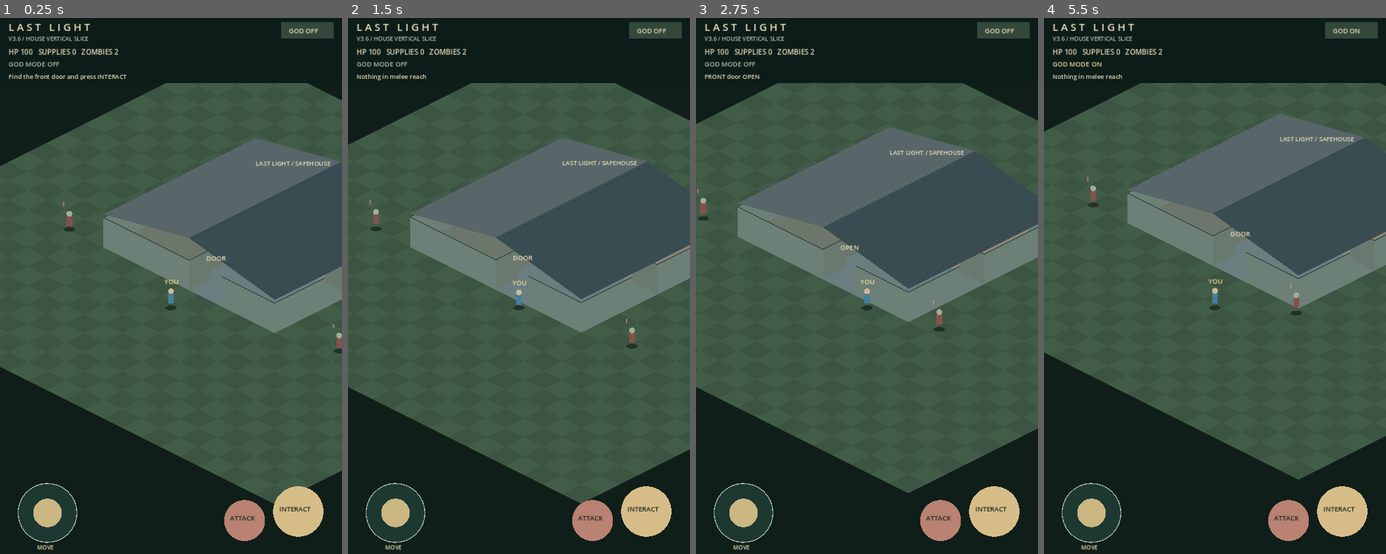
Above: before the commit, frames 1-4 (left to right).
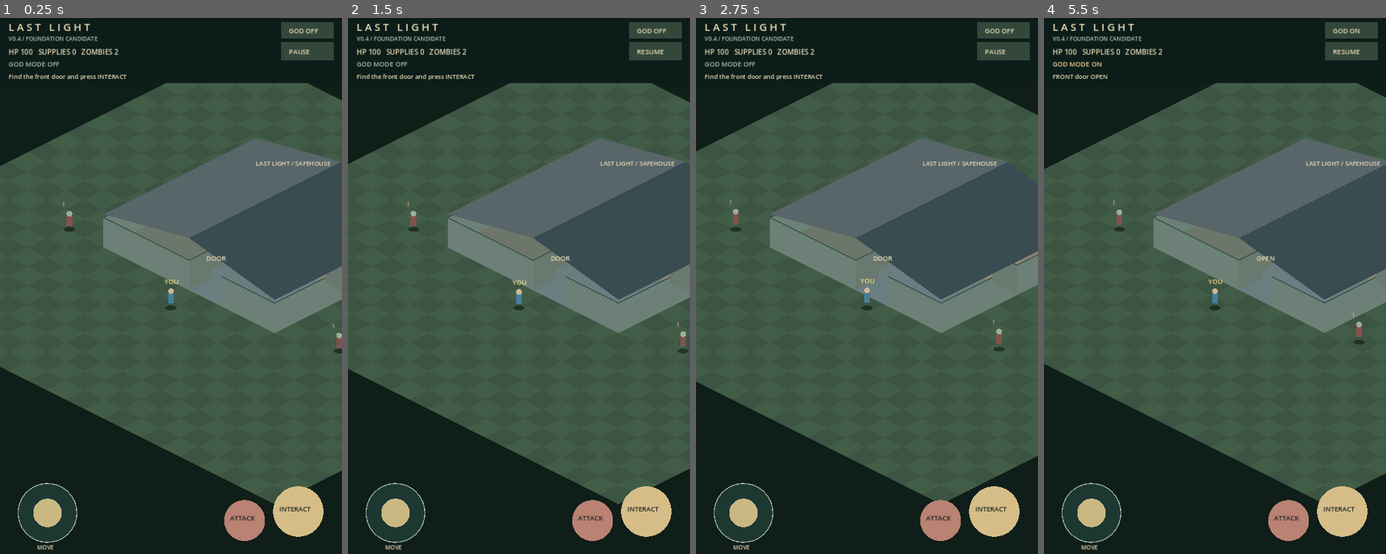
Above: after the commit, the same moments.

Repository: kalashgit/last-light-godot
Game: Godot game, scene res://main.tscn
The game is run twice, just before and just after one commit, with the same random seed, the same clock (stepped at 60 frames per second) and the same inputs.
Inputs (mouse positions are in pixels of both pictures, inside the frame that each line leads up to):
- Up to frame 1 (0.25 s): no input
- Up to frame 2 (1.5 s): tap Enter at 0.5 s; move the mouse to (594, 264) at 0.52 s; hold Right (ui_right) 0.53-1.25 s; tap P at 0.6 s; click (594, 264) at 0.67 s; tap Space at 0.77 s; tap R at 0.8 s; drag from (450, 318) to (501, 398) at 1.27 s
- Up to frame 3 (2.75 s): move the mouse to (901, 168) at 2.02 s; hold Right (ui_right) from 2.03 s (still down); tap E at 2.1 s; click (901, 168) at 2.17 s; tap P at 2.3 s
- Up to frame 4 (5.5 s): release Right (ui_right) at 2.75 s; drag from (1197, 398) to (1112, 210) at 2.77 s; move the mouse to (1317, 371) at 3.52 s; hold Left (ui_left) 3.53-4.25 s; tap R at 3.6, 5.3 s; click (1317, 371) at 3.67 s; tap Space at 3.77, 5 s; tap E at 3.8 s; tap Escape at 4.15 s; drag from (1112, 210) to (1163, 152) at 4.27 s; move the mouse to (1232, 291) at 5.02 s; hold Down (ui_down) from 5.03 s (still down); tap G at 5.1 s; click (1232, 291) at 5.17 s

The runs differ from the first frame. In frame 1, 0.6% of the frame differs, in the area x 3-98%, y 3-8%; in frame 2, 15%; in frame 3, 15%; in frame 4, 18%, in the area x 0-100%, y 3-91%.

Commit message:
Repair V0.4 foundation controls, persistence and lifecycle with Godot regression checks

Diff:
--- a/scripts/house.gd
+++ b/scripts/house.gd
@@ -23,14 +23,20 @@
 var message_time := 5.0
 var joystick_touch := -1
 var joystick_vector := Vector2.ZERO
-var movement_keys := Vector2.ZERO
 var panel_touches := {}
+const MOUSE_POINTER := -2
+const SAVE_PATH := "user://last_light_v04.json"
+var paused := false
+var autosave_time := 0.0
 var stick_center := Vector2.ZERO
 var stick_radius := 62.0
 var attack_cooldown := 0.0
 
 func _ready() -> void:
  _make_house()
+ _layout_controls()
+ _load_game()
+ get_viewport().size_changed.connect(_on_viewport_resized)
  set_process(true)
  queue_redraw()
 
@@ -112,6 +118,8 @@
  message_time = 2.8
 
 func _interact() -> void:
+ if health <= 0 or paused:
+  return
  var i := _nearest_door()
  if i >= 0:
   _toggle_door(i)
@@ -135,18 +143,23 @@
  if door.open and _segment_distance(player, door.a, door.b) < .31:
   _announce("Step out of the doorway to close it")
   return
+ if door.open:
+  for enemy_index in range(infected.size()):
+   if zombie_health[enemy_index] > 0 and _segment_distance(infected[enemy_index], door.a, door.b) < .31:
+    _announce("The doorway is occupied")
+    return
  door.open = not door.open
  _announce(door.label + (" door OPEN" if door.open else " door CLOSED"))
 
 func _attack() -> void:
- if attack_cooldown > 0:
+ if health <= 0 or paused or attack_cooldown > 0:
   return
  attack_cooldown = .45
  var hit := false
  for i in range(infected.size()):
   if zombie_health[i] <= 0:
    continue
-  if infected[i].distance_to(player) < 1.25:
+  if infected[i].distance_to(player) < 1.25 and not _line_blocked(player, infected[i]):
    zombie_health[i] -= 1
    zombies_hit_time[i] = .22
    hit = true
@@ -156,15 +169,22 @@
   _announce("Nothing in melee reach")
 
 func _process(delta: float) -> void:
+ if paused or health <= 0:
+  queue_redraw()
+  return
  var dt: float = minf(delta, .05)
+ autosave_time += dt
+ if autosave_time >= 15.0:
+  autosave_time = 0.0
+  _save_game()
  elapsed += dt
  message_time = maxf(0, message_time - dt)
  attack_cooldown = maxf(0, attack_cooldown - dt)
  var key_direction := Input.get_vector("ui_left", "ui_right", "ui_up", "ui_down")
- var input_direction := joystick_vector if joystick_touch >= 0 else key_direction
+ var input_direction := joystick_vector if joystick_touch != -1 else key_direction
  if input_direction.length() > .12:
   # Screen-space analog movement converted to isometric grid axes.
-  var world_direction := Vector2(input_direction.x + input_direction.y, input_direction.y - input_direction.x).normalized()
+  var world_direction := _screen_direction_to_world(input_direction)
   facing = world_direction
   player = _try_move(player, world_direction * 2.2 * dt * minf(1, input_direction.length()), PLAYER_RADIUS)
   motion_phase += dt * 11
@@ -180,14 +200,16 @@
   if infected[i].distance_to(old) < .008:
    for door in doors:
     if not door.open and _segment_distance(infected[i], door.a, door.b) < .55:
-     door.health -= dt * 12
+     door.health = maxf(0, door.health - dt * 12)
      if door.health <= 0:
       door.open = true
       _announce("BREACH! An infected broke a door")
-  if infected[i].distance_to(player) < .62 and not god_mode:
+  if infected[i].distance_to(player) < .62 and not god_mode and not _line_blocked(infected[i], player):
    health = maxf(0, health - dt * 9)
  if health <= 0:
-  _announce("You did not survive — toggle GOD for testing")
+  _clear_pointers()
+  _announce("You did not survive — tap RESTART")
+  _save_game()
  queue_redraw()
 
 func _iso(p: Vector2, height: float = 0) -> Vector2:
@@ -289,12 +311,12 @@
  var dark := Color("0b1c19")
  draw_rect(Rect2(Vector2.ZERO, Vector2(size.x, 139)), dark)
  _text("L A S T   L I G H T", Vector2(18, 30), 22, Color("f0e0b6"))
- _text("V3.6 / HOUSE VERTICAL SLICE", Vector2(18, 51), 12, Color("b1c6b8"))
+ _text("V0.4 / FOUNDATION CANDIDATE", Vector2(18, 51), 12, Color("b1c6b8"))
  _text("HP %d   SUPPLIES %d   ZOMBIES %d" % [int(health), supplies, _alive_zombies()], Vector2(18, 80), 15)
  _text("GOD MODE ON" if god_mode else "GOD MODE OFF", Vector2(18, 105), 14, Color("f4d69a") if god_mode else Color("b5bdb0"))
  if message_time > 0:
   _text(message, Vector2(18, 131), 13)
- stick_center = Vector2(100, size.y - 108)
+ _layout_controls()
  draw_circle(stick_center, stick_radius, Color(.12, .24, .21, .85))
  draw_arc(stick_center, stick_radius, 0, TAU, 32, Color("9daf9c"), 2)
  draw_circle(stick_center + joystick_vector * 36, 30, Color("cab782"))
@@ -306,6 +328,11 @@
  _text("INTERACT", interact_center - Vector2(40, 0), 14, Color("17231d"))
  _text("ATTACK", attack_center - Vector2(31, 0), 14, Color("17231d"))
  draw_rect(Rect2(Vector2(size.x - 128, 12), Vector2(111, 34)), Color("33483b"))
+ draw_rect(Rect2(Vector2(size.x - 128, 54), Vector2(111, 38)), Color("33483b"))
+ _text("RESUME" if paused else "PAUSE", Vector2(size.x - 112, 79), 14)
+ if health <= 0:
+  draw_rect(Rect2(size * .5 - Vector2(120, 36), Vector2(240, 72)), Color("17231d"))
+  _text("RESTART", size * .5 + Vector2(-46, 6), 20)
  _text("GOD ON" if god_mode else "GOD OFF", Vector2(size.x - 112, 35), 14)
 
 func _alive_zombies() -> int:
@@ -332,6 +359,15 @@
 
 func _tap(point: Vector2) -> void:
  var size := get_viewport_rect().size
+ if health <= 0:
+  if Rect2(size * .5 - Vector2(120, 36), Vector2(240, 72)).has_point(point):
+   _restart_game()
+  return
+ if Rect2(Vector2(size.x - 128, 54), Vector2(111, 38)).has_point(point):
+  _set_paused(not paused)
+  return
+ if paused:
+  return
  if point.y < 48 and point.x > size.x - 140:
   god_mode = not god_mode
   health = 100 if god_mode else health
@@ -359,34 +395,188 @@
  if joystick_vector.length() < .14:
   joystick_vector = Vector2.ZERO
 
+func _layout_controls() -> void:
+ var size := get_viewport_rect().size
+ stick_center = Vector2(100, size.y - 108)
+
+func _on_viewport_resized() -> void:
+ _clear_pointers()
+ _layout_controls()
+
+func _clear_pointers() -> void:
+ joystick_touch = -1
+ joystick_vector = Vector2.ZERO
+ panel_touches.clear()
+
+func _notification(what: int) -> void:
+ if what == NOTIFICATION_APPLICATION_FOCUS_OUT or what == NOTIFICATION_APPLICATION_PAUSED:
+  _set_paused(true)
+ elif what == NOTIFICATION_WM_CLOSE_REQUEST:
+  _save_game()
+
+func _screen_direction_to_world(direction: Vector2) -> Vector2:
+ # Inverse of _iso: screen axes have unequal scale in a 2:1 projection.
+ return Vector2(direction.x / TX + direction.y / TY, direction.y / TY - direction.x / TX).normalized()
+
+func _pointer_down(pointer: int, point: Vector2) -> void:
+ # Capture exactly one owner; later fingers cannot steal a moving stick.
+ if panel_touches.has(pointer) or joystick_touch == pointer:
+  return
+ if health > 0 and not paused and point.distance_to(stick_center) < stick_radius + 42:
+  if joystick_touch == -1:
+   joystick_touch = pointer
+   _update_stick(point)
+  return
+ panel_touches[pointer] = true
+ _tap(point)
+
+func _pointer_up(pointer: int) -> void:
+ panel_touches.erase(pointer)
+ if joystick_touch == pointer:
+  joystick_touch = -1
+  joystick_vector = Vector2.ZERO
+
 func _input(event: InputEvent) -> void:
  if event is InputEventScreenTouch:
-  if event.pressed:
-   if event.position.distance_to(stick_center) < stick_radius + 42 and joystick_touch < 0:
-    joystick_touch = event.index
-    _update_stick(event.position)
+  if event.pressed and not event.canceled:
+   _pointer_down(event.index, event.position)
+  else:
+   _pointer_up(event.index)
+ elif event is InputEventScreenDrag:
+  if event.index == joystick_touch:
+   _update_stick(event.position)
+ elif event is InputEventMouseButton:
+  # Godot may synthesize mouse events from touches. Never process those twice.
+  if event.device == InputEvent.DEVICE_ID_EMULATION:
+   return
+  if event.button_index == MOUSE_BUTTON_LEFT:
+   if event.pressed:
+    _pointer_down(MOUSE_POINTER, event.position)
    else:
-    _tap(event.position)
-  elif joystick_touch == event.index:
-   joystick_touch = -1
-   joystick_vector = Vector2.ZERO
- elif event is InputEventScreenDrag and event.index == joystick_touch:
-  _update_stick(event.position)
- elif event is InputEventMouseButton and event.button_index == MOUSE_BUTTON_LEFT and event.pressed:
-  if event.position.distance_to(stick_center) < stick_radius + 42:
-   joystick_touch = 999
+    _pointer_up(MOUSE_POINTER)
+ elif event is InputEventMouseMotion:
+  if event.device != InputEvent.DEVICE_ID_EMULATION and joystick_touch == MOUSE_POINTER:
    _update_stick(event.position)
-  else:
-   _tap(event.position)
- elif event is InputEventMouseButton and event.button_index == MOUSE_BUTTON_LEFT and not event.pressed and joystick_touch == 999:
-  joystick_touch = -1
-  joystick_vector = Vector2.ZERO
- elif event is InputEventMouseMotion and joystick_touch == 999:
-  _update_stick(event.position)
  elif event is InputEventKey and event.pressed and not event.echo:
-  if event.keycode == KEY_E:
+  if event.keycode == KEY_ESCAPE or event.keycode == KEY_P:
+   _set_paused(not paused)
+  elif event.keycode == KEY_R and health <= 0:
+   _restart_game()
+  elif event.keycode == KEY_E:
    _interact()
   elif event.keycode == KEY_SPACE:
    _attack()
   elif event.keycode == KEY_G:
    god_mode = not god_mode
+
+func _line_blocked(a: Vector2, b: Vector2) -> bool:
+ for wall in walls:
+  if Geometry2D.segment_intersects_segment(a, b, wall.a, wall.b) != null:
+   return true
+ for door in doors:
+  if not door.open and Geometry2D.segment_intersects_segment(a, b, door.a, door.b) != null:
+   return true
+ return false
+
+func _set_paused(value: bool) -> void:
+ paused = value
+ _clear_pointers()
+ if paused:
+  _save_game()
+ queue_redraw()
+
+func _restart_game() -> void:
+ _make_house()
+ player = Vector2(4.9, 9.35)
+ health = 100.0
+ supplies = 0
+ god_mode = false
+ infected = [Vector2(-1.9, 7.9), Vector2(11.6, 7.2)]
+ zombie_health = [3, 3]
+ zombies_hit_time = [0.0, 0.0]
+ elapsed = 0.0
+ motion_phase = 0.0
+ attack_cooldown = 0.0
+ autosave_time = 0.0
+ paused = false
+ _clear_pointers()
+ _announce("Find the front door and press INTERACT")
+ _save_game()
+
+func _save_game(path: String = SAVE_PATH) -> Error:
+ var door_states: Array = []
+ for door in doors:
+  door_states.append({"open": door.open, "health": door.health})
+ var searched: Array = []
+ for item in items:
+  searched.append(item.searched)
+ var enemies: Array = []
+ for i in range(infected.size()):
+  enemies.append({"x": infected[i].x, "y": infected[i].y, "health": zombie_health[i]})
+ var data := {"version": 1, "player": [player.x, player.y], "health": health,
+  "supplies": supplies, "doors": door_states, "searched": searched, "enemies": enemies}
+ # Write and flush a temporary file before replacing the last known save.
+ var file := FileAccess.open(path + ".tmp", FileAccess.WRITE)
+ if file == null:
+  return FileAccess.get_open_error()
+ file.store_string(JSON.stringify(data))
+ file.flush()
+ var write_error := file.get_error()
+ file.close()
+ if write_error != OK:
+  return write_error
+ return DirAccess.rename_absolute(path + ".tmp", path)
+
+func _valid_number(value: Variant, low: float, high: float) -> bool:
+ return (value is float or value is int) and is_finite(float(value)) and float(value) >= low and float(value) <= high
+
+func _load_game(path: String = SAVE_PATH) -> Error:
+ if not FileAccess.file_exists(path):
+  return ERR_FILE_NOT_FOUND
+ var file := FileAccess.open(path, FileAccess.READ)
+ if file == null:
+  return FileAccess.get_open_error()
+ if file.get_length() > 65536:
+  return ERR_INVALID_DATA
+ var data: Variant = JSON.parse_string(file.get_as_text())
+ if not data is Dictionary or data.get("version") != 1:
+  return ERR_INVALID_DATA
+ var pos: Variant = data.get("player")
+ if not pos is Array or pos.size() != 2:
+  return ERR_INVALID_DATA
+ if not _valid_number(pos[0], -100, 100) or not _valid_number(pos[1], -100, 100):
+  return ERR_INVALID_DATA
+ if not _valid_number(data.get("health"), 0, 100) or not _valid_number(data.get("supplies"), 0, items.size()):
+  return ERR_INVALID_DATA
+ var door_states: Variant = data.get("doors")
+ var searched: Variant = data.get("searched")
+ var enemies: Variant = data.get("enemies")
+ if not door_states is Array or door_states.size() != doors.size():
+  return ERR_INVALID_DATA
+ if not searched is Array or searched.size() != items.size():
+  return ERR_INVALID_DATA
+ if not enemies is Array or enemies.size() != infected.size():
+  return ERR_INVALID_DATA
+ for state in door_states:
+  if not state is Dictionary or not state.get("open") is bool or not _valid_number(state.get("health"), 0, 45):
+   return ERR_INVALID_DATA
+ for state in searched:
+  if not state is bool:
+   return ERR_INVALID_DATA
+ for enemy in enemies:
+  if not enemy is Dictionary or not _valid_number(enemy.get("x"), -100, 100) or not _valid_number(enemy.get("y"), -100, 100) or not _valid_number(enemy.get("health"), 0, 3):
+   return ERR_INVALID_DATA
+ # No mutation before the entire schema has passed validation.
+ player = Vector2(pos[0], pos[1])
+ health = data.health
+ supplies = int(data.supplies)
+ for i in range(doors.size()):
+  doors[i].open = door_states[i].open
+  doors[i].health = door_states[i].health
+ for i in range(items.size()):
+  items[i].searched = searched[i]
+ for i in range(infected.size()):
+  infected[i] = Vector2(enemies[i].x, enemies[i].y)
+  zombie_health[i] = int(enemies[i].health)
+ _clear_pointers()
+ return OK
--- /dev/null
+++ b/tests/capture.gd
@@ -0,0 +1,21 @@
+extends SceneTree
+func _initialize() -> void:
+ call_deferred("capture")
+func capture() -> void:
+ var game = load("res://main.tscn").instantiate()
+ root.add_child(game)
+ game.set_process(false)
+ game._restart_game()
+ for view in ["exterior", "interior"]:
+  if view == "interior":
+   game.player = Vector2(3, 5)
+   game.doors[0].open = true
+  game.queue_redraw()
+  await process_frame
+  await RenderingServer.frame_post_draw
+  var error := root.get_texture().get_image().save_png("res://docs/checkpoints/" + view + ".png")
+  if error != OK:
+   quit(1)
+   return
+ game.free()
+ quit()
--- /dev/null
+++ b/tests/foundation.gd
@@ -0,0 +1,84 @@
+extends SceneTree
+var failures := 0
+func check(ok: bool, label: String) -> void:
+ if not ok:
+  push_error(label)
+  failures += 1
+func touch(game: Node, id: int, point: Vector2, pressed: bool) -> void:
+ var e := InputEventScreenTouch.new()
+ e.index = id
+ e.position = point
+ e.pressed = pressed
+ game._input(e)
+func _initialize() -> void:
+ call_deferred("run")
+func run() -> void:
+ var game = load("res://main.tscn").instantiate()
+ root.add_child(game)
+ game.set_process(false)
+ game._restart_game()
+ check(game.doors.size() == 5, "Five functional doorways")
+ var closed: Vector2 = game._try_move(Vector2(5.4, 8.5), Vector2(0, -1), .19)
+ check(closed.y > 8.2, "Closed door blocks movement")
+ game.doors[0].open = true
+ var opened: Vector2 = game._try_move(Vector2(5.4, 8.5), Vector2(0, -1), .19)
+ check(opened.y < 8, "Open door permits entry")
+ game.player = Vector2(5.4, 8)
+ game._toggle_door(0)
+ check(game.doors[0].open, "Door cannot close on player")
+ for direction in [Vector2.RIGHT, Vector2.DOWN, Vector2(1,1).normalized()]:
+  var world: Vector2 = game._screen_direction_to_world(direction)
+  var projected: Vector2 = game._iso(world)
+  check(projected.normalized().dot(direction) > .999, "Movement follows screen direction")
+ touch(game, 0, game.stick_center + Vector2(40,0), true)
+ check(game.joystick_touch == 0 and game.joystick_vector.x > 0, "Joystick captures finger")
+ touch(game, 1, Vector2(game.get_viewport_rect().size.x - 205, game.get_viewport_rect().size.y - 92), true)
+ check(game.joystick_touch == 0 and game.attack_cooldown > 0, "Attack works while movement finger remains captured")
+ var mouse := InputEventMouseButton.new()
+ mouse.button_index = MOUSE_BUTTON_LEFT
+ mouse.pressed = true
+ mouse.device = InputEvent.DEVICE_ID_EMULATION
+ mouse.position = game.stick_center
+ game._input(mouse)
+ check(game.joystick_touch == 0, "Emulated mouse cannot steal touch")
+ touch(game, 1, Vector2.ZERO, false)
+ check(game.joystick_touch == 0, "Unrelated release preserves movement")
+ touch(game, 0, Vector2.ZERO, false)
+ check(game.joystick_touch == -1 and game.joystick_vector == Vector2.ZERO, "Release clears stick")
+ game.player = Vector2(2, 3.7)
+ game.infected[0] = Vector2(2, 4.3)
+ game.attack_cooldown = 0
+ game._attack()
+ check(game.zombie_health[0] == 3, "Wall blocks melee")
+ game.player = Vector2(2, 4.7)
+ game.attack_cooldown = 0
+ game._attack()
+ check(game.zombie_health[0] == 2, "Reachable zombie takes melee damage")
+ game.health = 73
+ game.supplies = 2
+ game.items[0].searched = true
+ game.zombie_health[0] = 0
+ var path := "user://foundation-test.json"
+ check(game._save_game(path) == OK, "Save succeeds")
+ game.health = 10
+ game.doors[0].open = false
+ check(game._load_game(path) == OK, "Load succeeds")
+ check(game.health == 73 and game.supplies == 2 and game.items[0].searched and game.zombie_health[0] == 0 and game.doors[0].open, "World and player round trip")
+ var file := FileAccess.open(path, FileAccess.WRITE)
+ file.store_string('{"version": 999}')
+ file.close()
+ check(game._load_game(path) != OK and game.health == 73, "Invalid save rejected without changing state")
+ game._set_paused(true)
+ var before: Vector2 = game.player
+ game._process(.05)
+ check(game.player == before, "Pause freezes simulation")
+ game.health = 0
+ game._set_paused(false)
+ game._process(.05)
+ check(game.player == before, "Death freezes simulation")
+ game._restart_game()
+ check(game.health == 100 and game.supplies == 0 and game.zombie_health[0] == 3, "Restart restores fresh world")
+ DirAccess.remove_absolute(ProjectSettings.globalize_path(path))
+ print("FOUNDATION: %d failures" % failures)
+ game.free()
+ quit(1 if failures else 0)
Binary file added: docs/checkpoints/exterior.png
Binary file added: docs/checkpoints/interior.png
Not shown, added: scripts/asset_lab.gd.uid
Not shown, added: scripts/house.gd.uid
Not shown, added: scripts/house_3d.gd.uid
Not shown, added: tests/capture.gd.uid
Not shown, added: tests/foundation.gd.uid
Not shown, added: docs/checkpoints/V04.md
Not shown, added: tests/run.sh
